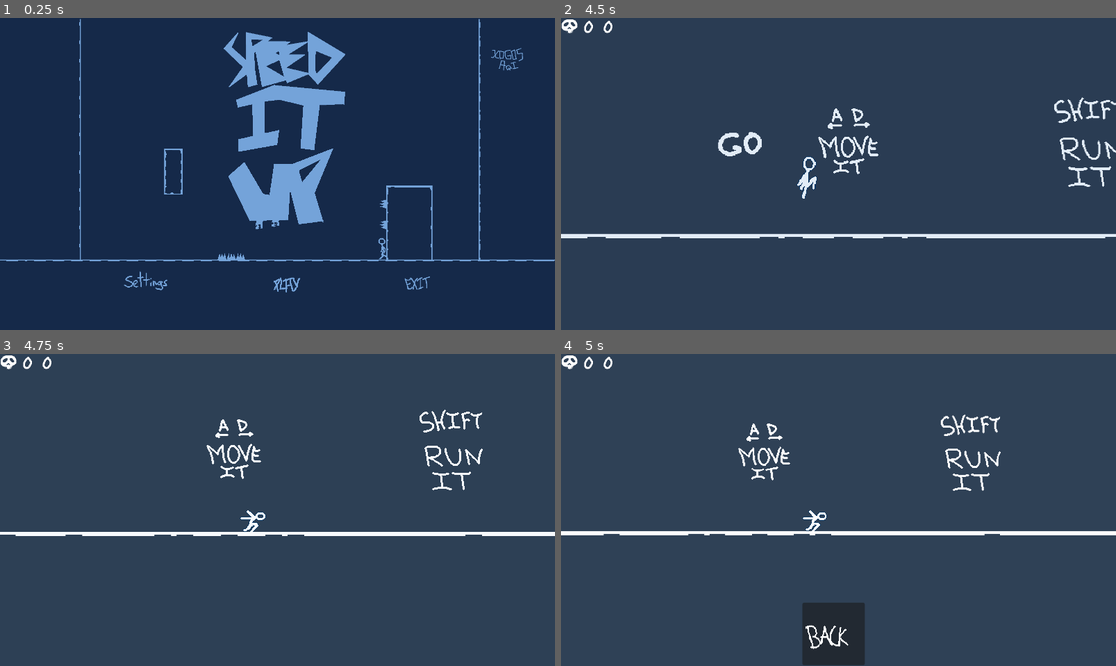
Above: before the commit, frames 1-4 (two rows, left to right).
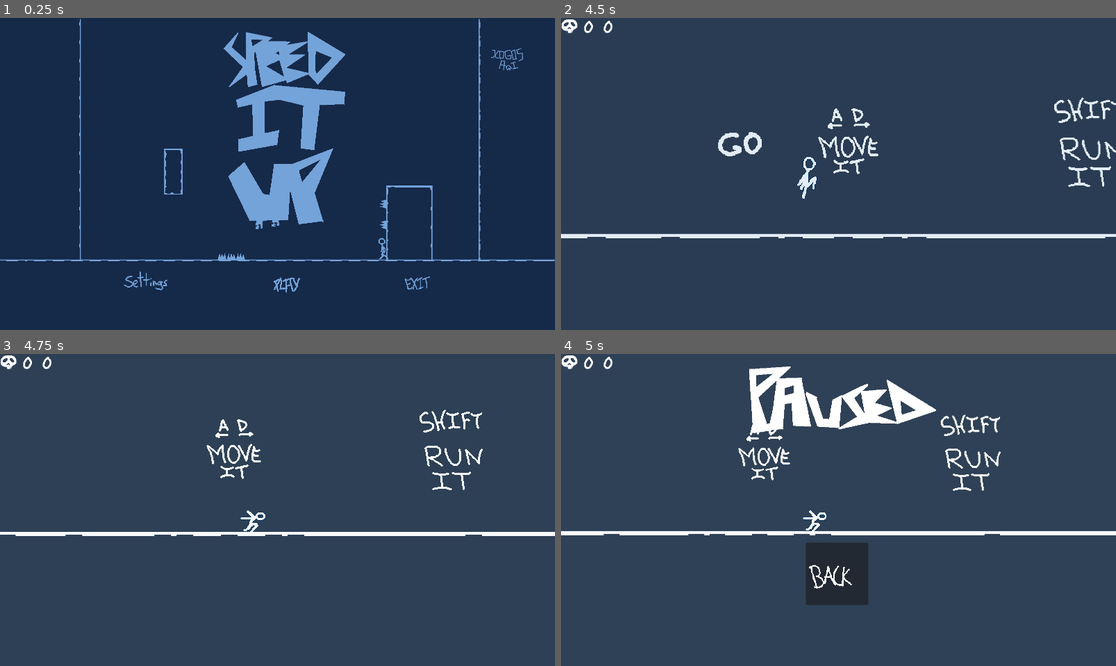
Above: after the commit, the same moments.

Repository: OliverMiguez/Speed-It-Up
Game: Godot game, scene res://Escenas/Menu/Menu_inicio.tscn
Two runs of this game, one before a commit and one after it. Both use one fixed random seed, a clock stepped at 60 frames per second and the inputs below. Sound files missing from this copy of the repository are replaced by a short silence.
Inputs (mouse positions are in pixels of both pictures, inside the frame that each line leads up to):
- Up to frame 1 (0.25 s): no input
- Up to frame 2 (4.5 s): click (849, 286) at 0.5 s; move the mouse to (960, 158) at 1.27 s; hold Shift (Shift) 1.28-2.03 s; hold D (Derecha) 1.28-2.78 s; tap Space (Saltar) at 1.52, 2.27, 3.77 s; move the mouse to (727, 189) at 2.02 s; tap Shift (Shift) at 2.1, 3.6 s; move the mouse to (894, 105) at 2.77 s; hold A (Izquierda) 2.78-3.53 s; hold Shift (Shift) 2.78-3.53 s; move the mouse to (810, 236) at 3.52 s; hold D (Derecha) from 3.53 s (still down); move the mouse to (1005, 220) at 4.27 s; hold Shift (Shift) from 4.28 s (still down)
- Up to frame 3 (4.75 s): keep holding D (Derecha); keep holding Shift (Shift); tap Space (Saltar) at 4.52 s
- Up to frame 4 (5 s): keep holding D (Derecha); keep holding Shift (Shift); tap Escape (ui_cancel) at 4.9 s

Frames 1-3 are identical in both runs. In frame 4, 7.3% of the frame differs, in the area x 33-68%, y 4-100%.

Commit message:
Implementation: Pruebas con el apartado gráfico del menu

Diff:
--- a/Escenas/Menu/Pausa.tscn
+++ b/Escenas/Menu/Pausa.tscn
@@ -2,6 +2,8 @@
 
 [ext_resource type="Script" uid="uid://dm5o5dkup0sai" path="res://Scripts/Niveles/pausa.gd" id="1_s3sgt"]
 [ext_resource type="Texture2D" uid="uid://dtwvtihuwposo" path="res://Arte/Textos/BACK.png" id="2_1rxft"]
+[ext_resource type="Texture2D" uid="uid://bm7rp2aon0ivc" path="res://Arte/Textos/Paused.png" id="3_rotsp"]
+[ext_resource type="Texture2D" uid="uid://ct17jrnam11c5" path="res://Arte/Textos/pausa2.png" id="4_wmgvh"]
 
 [node name="Pausa" type="Control" unique_id=308961913]
 layout_mode = 3
@@ -15,11 +17,29 @@
 [node name="CanvasLayer" type="CanvasLayer" parent="." unique_id=1355887484]
 
 [node name="Back" type="Button" parent="CanvasLayer" unique_id=971933867]
-offset_left = 835.0
-offset_top = 861.0
-offset_right = 943.0
-offset_bottom = 969.0
+offset_left = 847.0
+offset_top = 653.0
+offset_right = 955.0
+offset_bottom = 761.0
 scale = Vector2(2, 2)
 icon = ExtResource("2_1rxft")
 
+[node name="HBoxContainer" type="HBoxContainer" parent="CanvasLayer" unique_id=264303469]
+offset_left = 54.0
+offset_top = -3.0
+offset_right = 54.0
+offset_bottom = -3.0
+alignment = 1
+
+[node name="Paused" type="Sprite2D" parent="CanvasLayer/HBoxContainer" unique_id=702859562]
+position = Vector2(1005, 245)
+scale = Vector2(0.5, 0.5)
+texture = ExtResource("3_rotsp")
+
+[node name="Pausa2" type="Sprite2D" parent="CanvasLayer/HBoxContainer" unique_id=164893185]
+visible = false
+position = Vector2(920, 181)
+scale = Vector2(0.6, 0.6)
+texture = ExtResource("4_wmgvh")
+
 [connection signal="pressed" from="CanvasLayer/Back" to="." method="_on_back_pressed"]
Binary file added: Arte/Textos/Paused.png
Not shown, added: Arte/Textos/Paused.png.import
Binary file added: Arte/Textos/pausa2.png
Not shown, added: Arte/Textos/pausa2.png.import
